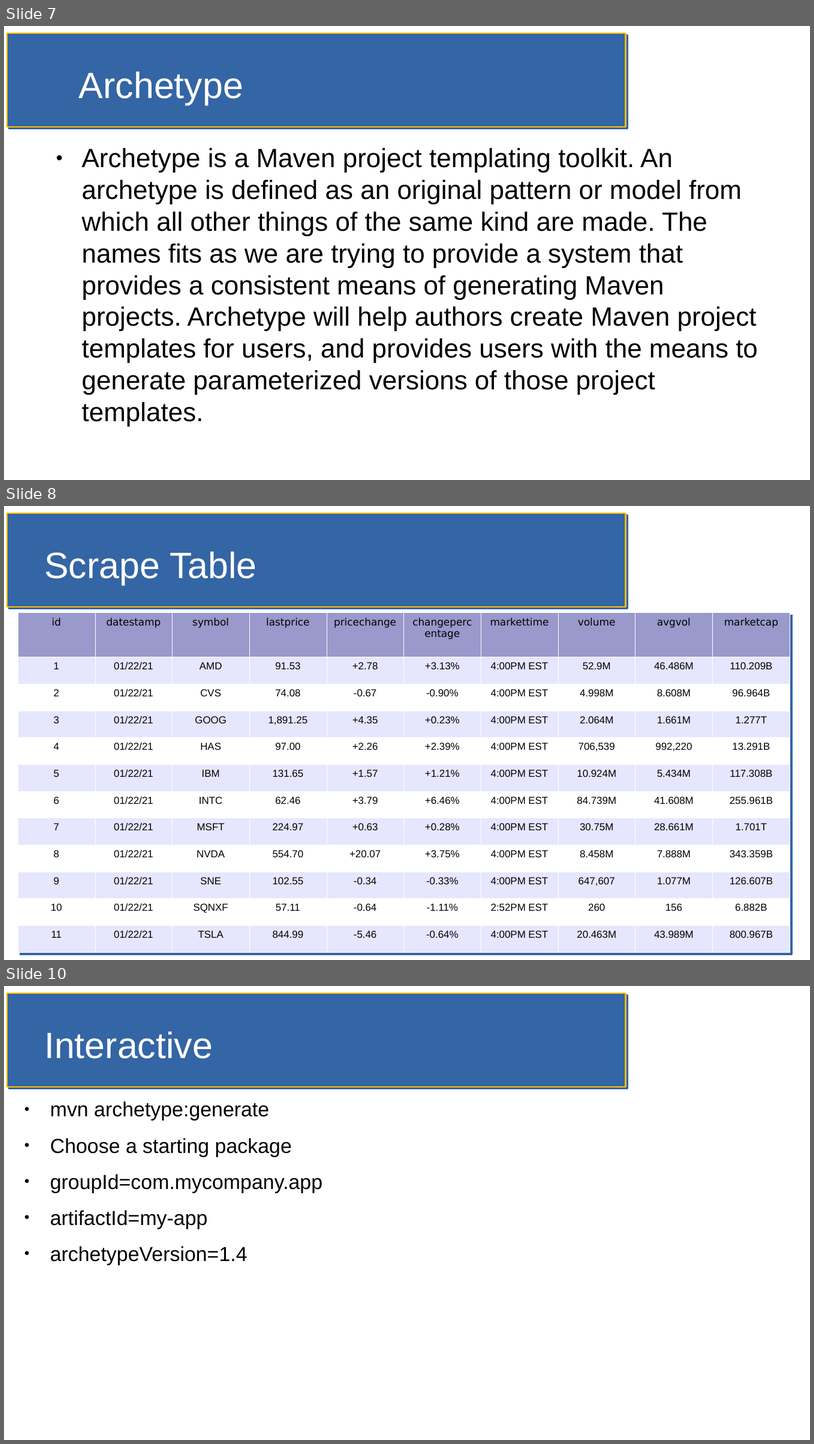
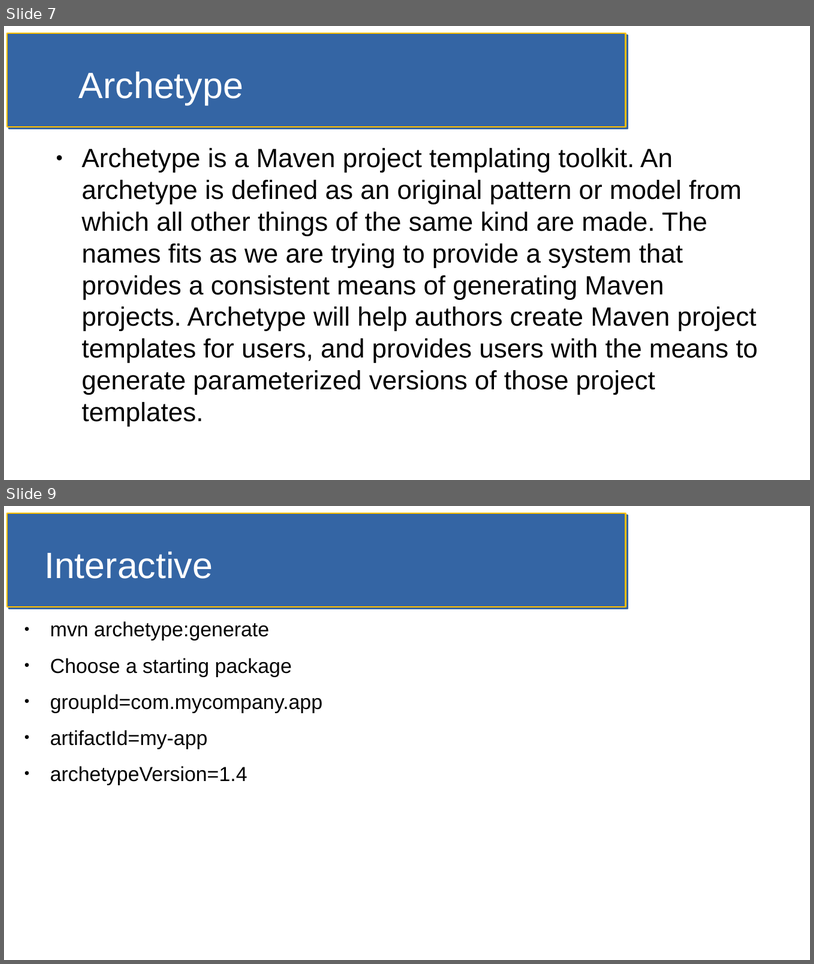
Before and after one commit to jfdoyle3/maven_class, a slide deck: slides/maven.odp. Shown one above the other, each under a label of ours: slides 7, 8 and 10 before the commit, slides 7 and 9 after it; the slides between them are not shown. The pictures are 814x1444 and 814x964 pixels, drawn with LibreOffice and Linux fonts; fonts in the diff are those of the drawing. Boxes give left, top, right and bottom in pixels: in the first picture for what was removed or moved away, otherwise in the second. Text is boxed around its words. In the diff, an @@ line names an element or a change of style, - is before the commit and + after.

```diff
--- a/slides/maven.odp
+++ b/slides/maven.odp
@@ slide 8 removed at (4,506,810,960), background #FFFFFF; not listed: 1 template element that a slide beside it also shows @@
@@ title removed at (44,552,257,585) @@
-Scrape Table
@@ table removed at (18,613,794,952), 12 rows, 10 columns @@
-id | datestamp | symbol | lastprice | pricechange | changepercentage | markettime | volume | avgvol | marketcap
-1 | 01/22/21 | AMD | 91.53 | +2.78 | +3.13% | 4:00PM EST | 52.9M | 46.486M | 110.209B
-2 | 01/22/21 | CVS | 74.08 | -0.67 | -0.90% | 4:00PM EST | 4.998M | 8.608M | 96.964B
-3 | 01/22/21 | GOOG | 1,891.25 | +4.35 | +0.23% | 4:00PM EST | 2.064M | 1.661M | 1.277T
-4 | 01/22/21 | HAS | 97.00 | +2.26 | +2.39% | 4:00PM EST | 706,539 | 992,220 | 13.291B
-5 | 01/22/21 | IBM | 131.65 | +1.57 | +1.21% | 4:00PM EST | 10.924M | 5.434M | 117.308B
-6 | 01/22/21 | INTC | 62.46 | +3.79 | +6.46% | 4:00PM EST | 84.739M | 41.608M | 255.961B
-7 | 01/22/21 | MSFT | 224.97 | +0.63 | +0.28% | 4:00PM EST | 30.75M | 28.661M | 1.701T
-8 | 01/22/21 | NVDA | 554.70 | +20.07 | +3.75% | 4:00PM EST | 8.458M | 7.888M | 343.359B
-9 | 01/22/21 | SNE | 102.55 | -0.34 | -0.33% | 4:00PM EST | 647,607 | 1.077M | 126.607B
-10 | 01/22/21 | SQNXF | 57.11 | -0.64 | -1.11% | 2:52PM EST | 260 | 156 | 6.882B
-11 | 01/22/21 | TSLA | 844.99 | -5.46 | -0.64% | 4:00PM EST | 20.463M | 43.989M | 800.967B
@@ what was slide 10 is now slide 9 @@
```
Also in this commit, not shown: 1 slide changed.
